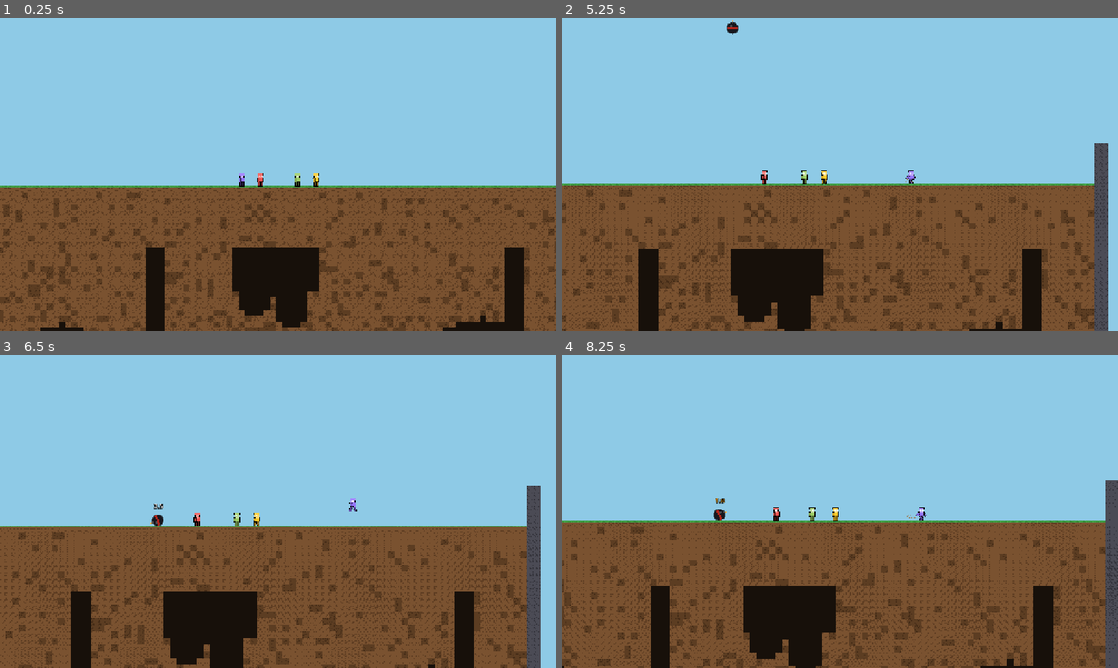
Above: before the commit, frames 1-4 (two rows, left to right).
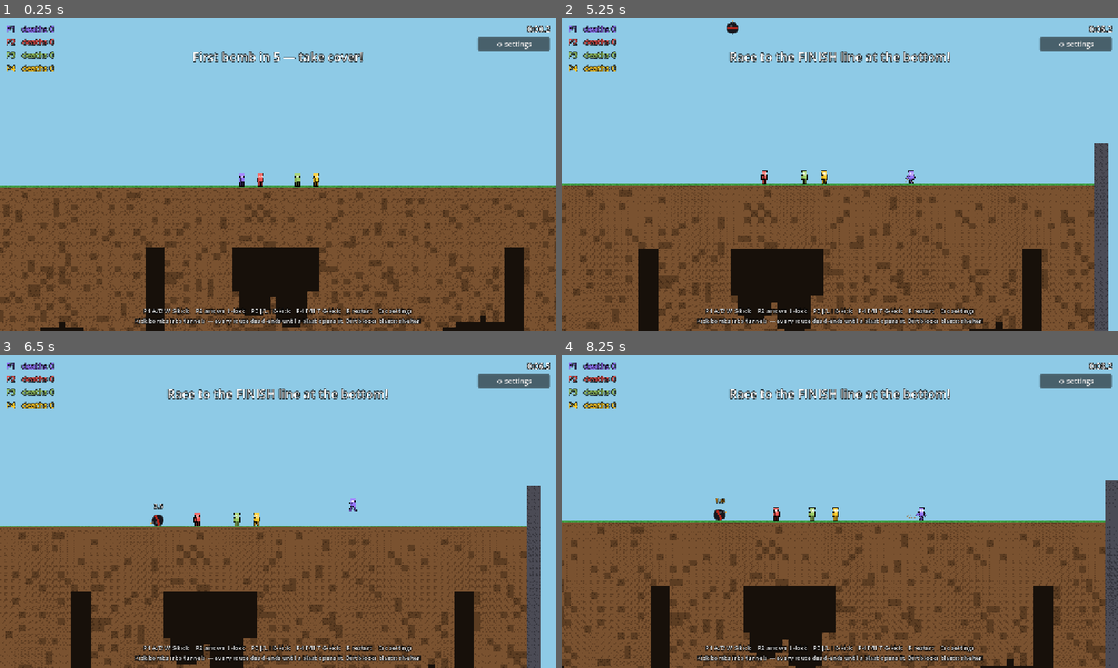
Above: after the commit, the same moments.

Repository: uchy4/dummy
Game: Godot game, scene res://scenes/main.tscn
Same seed, same stepped clock (60 frames per second), same inputs: the game is played once before the commit and once after it.
Inputs (mouse positions are in pixels of both pictures, inside the frame that each line leads up to):
- Up to frame 1 (0.25 s): no input
- Up to frame 2 (5.25 s): tap Enter (ui_accept) at 0.5 s; move the mouse to (962, 158) at 0.52 s; hold D (p1_right) 0.53-2.03 s; tap S (p1_kick) at 0.6 s; click (962, 158) at 0.67 s; tap W (p1_jump) at 0.77, 1.52, 3.02, 3.77, 4.52 s; move the mouse to (728, 190) at 1.27 s; tap J at 1.35 s; move the mouse to (895, 105) at 2.02 s; hold A (p1_left) 2.03-2.78 s; tap L at 2.1 s; move the mouse to (812, 237) at 2.77 s; hold D (p1_right) 2.78-4.28 s; tap I at 2.85 s; click (812, 237) at 2.92 s; move the mouse to (1006, 221) at 3.52 s; tap K at 3.6 s; move the mouse to (673, 127) at 4.27 s; hold A (p1_left) 4.28-5.03 s; tap F at 4.35 s; move the mouse to (867, 174) at 5.02 s; hold D (p1_right) from 5.03 s (still down); tap H at 5.1 s; click (867, 174) at 5.17 s
- Up to frame 3 (6.5 s): move the mouse to (194, 433) at 5.77 s; release D (p1_right) at 5.78 s; hold A (p1_left) from 5.78 s (still down); tap T at 5.85 s; tap W (p1_jump) at 6.02 s
- Up to frame 4 (8.25 s): move the mouse to (962, 495) at 6.52 s; tap G at 6.6 s; tap W (p1_jump) at 6.77, 7.52 s; move the mouse to (728, 527) at 7.27 s; release A (p1_left) at 7.28 s; hold D (p1_right) from 7.28 s (still down); tap S (p1_kick) at 7.35 s; click (728, 527) at 7.42 s; move the mouse to (895, 442) at 8.02 s; tap J at 8.1 s

The runs differ from the first frame. In frame 1, 3.1% of the frame differs, in the area x 1-99%, y 2-99%; in frame 2, 3.4%; in frame 3, 3.3%; in frame 4, 3.4%.
Error before the commit: Parse Error: Cannot infer the type of "since" variable because the value doesn't have a set type. (res://scripts/sfx.gd:297)

Commit message:
Fix sfx.gd type inference (untyped array indexing), caught by smoke test
Co-Authored-By: Claude Fable 5 <noreply@anthropic.com>
Claude-Session: https://claude.ai/code/session_01QSJudmCHT44WHN37u3ZpBk

Diff:
--- a/bomb-shelter/scripts/sfx.gd
+++ b/bomb-shelter/scripts/sfx.gd
@@ -282,8 +282,8 @@
 
 ## Win fanfare: rising C-E-G-C arpeggio with a sustained final note.
 func _make_fanfare() -> AudioStreamWAV:
-	var notes := [523.25, 659.25, 784.0, 1046.5]
-	var starts := [0.0, 0.16, 0.32, 0.48]
+	var notes: Array[float] = [523.25, 659.25, 784.0, 1046.5]
+	var starts: Array[float] = [0.0, 0.16, 0.32, 0.48]
 	var n := int(RATE * 1.1)
 	var data := PackedByteArray()
 	data.resize(n * 2)
